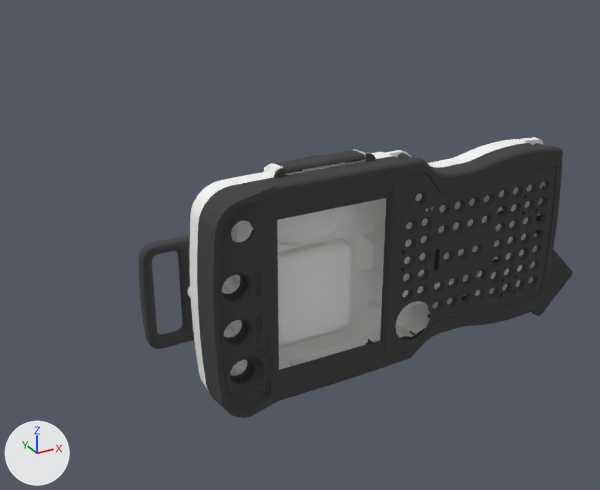
The glTF model Maliev.Web.Bff/wwwroot/models/hero-3d-printing-part-02.glb: old version first, new version second.
Both versions are drawn from a 50 mm lens placed at (-188.0, -514.0, 265.0), pointed at (103.0, 15.0, 1.0). The axes (+X, +Y, +Z) are drawn at lower left. The lights are the same throughout. The picture after the commit comes second. Where no turn or scale is listed for an object, it has been applied to the vertices. Vertices at exactly the same position are counted once.

Objects in the first picture: 'Body1_3', 'Body1_5', 'Body1_7', 'Body1_9'.
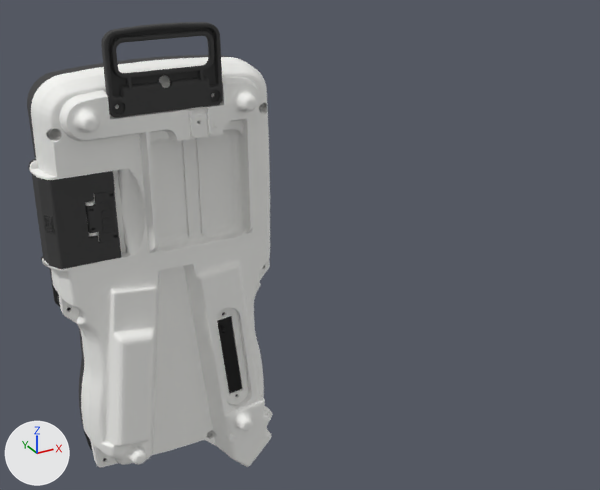
ob_empty_1 is not drawn itself; it is the parent of ob_empty_2.

Where the newer file only moved an object's origin or applied its transform, the numbers keep the older frame.

Pixel boxes (x1, y1, x2, y2) of what changed, in the pictures (600 x 490 px):
'Body1_7', reshaped (32% narrower, 62% taller)
    before: (187, 137, 545, 390)
    after: (29, 57, 272, 467)
'Body1_9', moved, turned (mostly hidden afterwards)
    before: (197, 143, 573, 418)
    after: (27, 55, 242, 461)
'Body1_5', moved, turned
    before: (139, 235, 194, 349)
    after: (101, 22, 223, 118)
'Body1_3', moved, turned
    before: (274, 150, 365, 173)
    after: (32, 171, 121, 269)
'Body1_1', moved, turned (not visible before)
    after: (85, 191, 119, 242)

The change, as a list of edits to the scene's bpy script:
```text
Change me_mesh_3:
    used by ob_body1_7; location = (162.7, -25.5, 2.7)
    remove me_mesh_3.from_pydata(...)  # 7800 vertices, 15677 faces; spans x -171.0..171.0, y -26.0..26.0, z -87.0..87.0
    add me_mesh_3.from_pydata(...)  # 7800 vertices, 15677 faces; spans x -252.0..-78.0, y 21.0..77.0, z -195.0..147.0
    me_mesh_3 part 1: the whole mesh is multiplied about its middle by the matrix ((0.0, -0.013, -1.0), (-0.013, -1.0, 0.013), (-1.0, 0.013, 0.0)), then moved by (-165.0, 49.0, -24.0)
Change ob_empty_1:
    ob_empty_1.location: (0.0, 0.0, 0.0) -> (0.0, 0.0, 142.0)
    ob_empty_1.rotation_euler: (0.0, 0.0, 0.0) -> (-1.564, 1.584, 1.564)  # degrees (0, 0, 0) -> degrees (-90, 91, 90)
```
